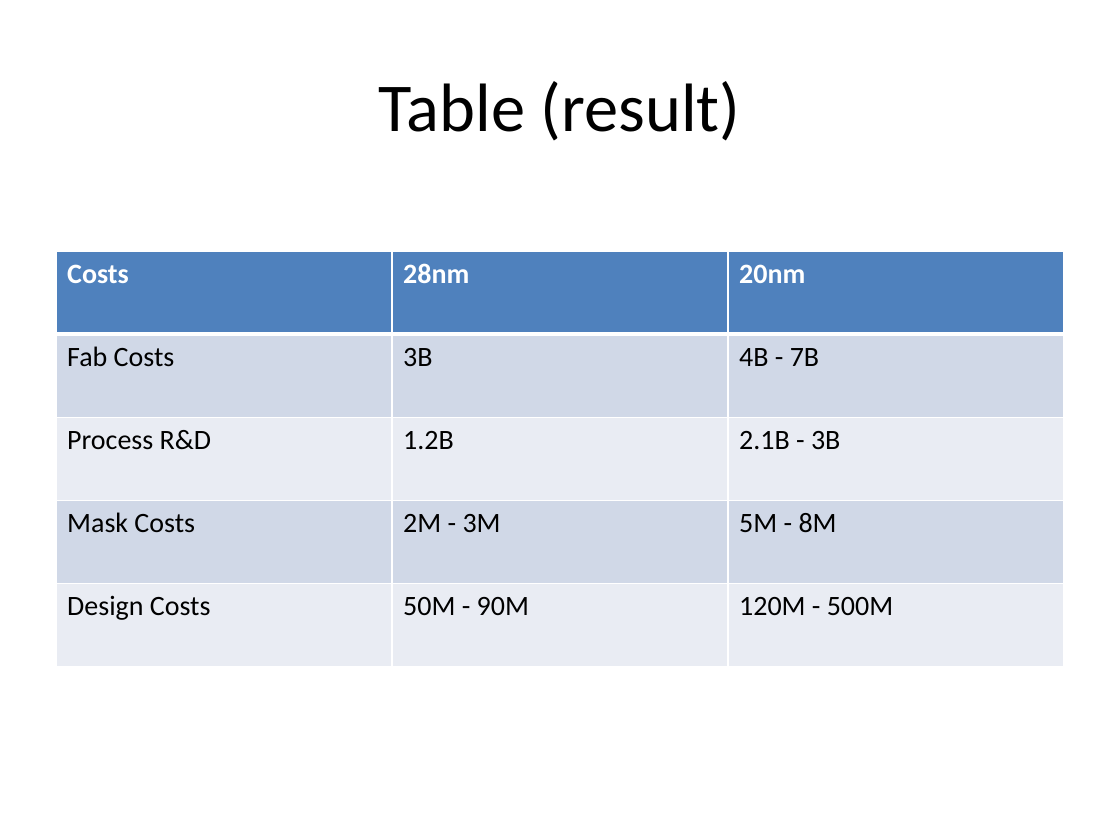
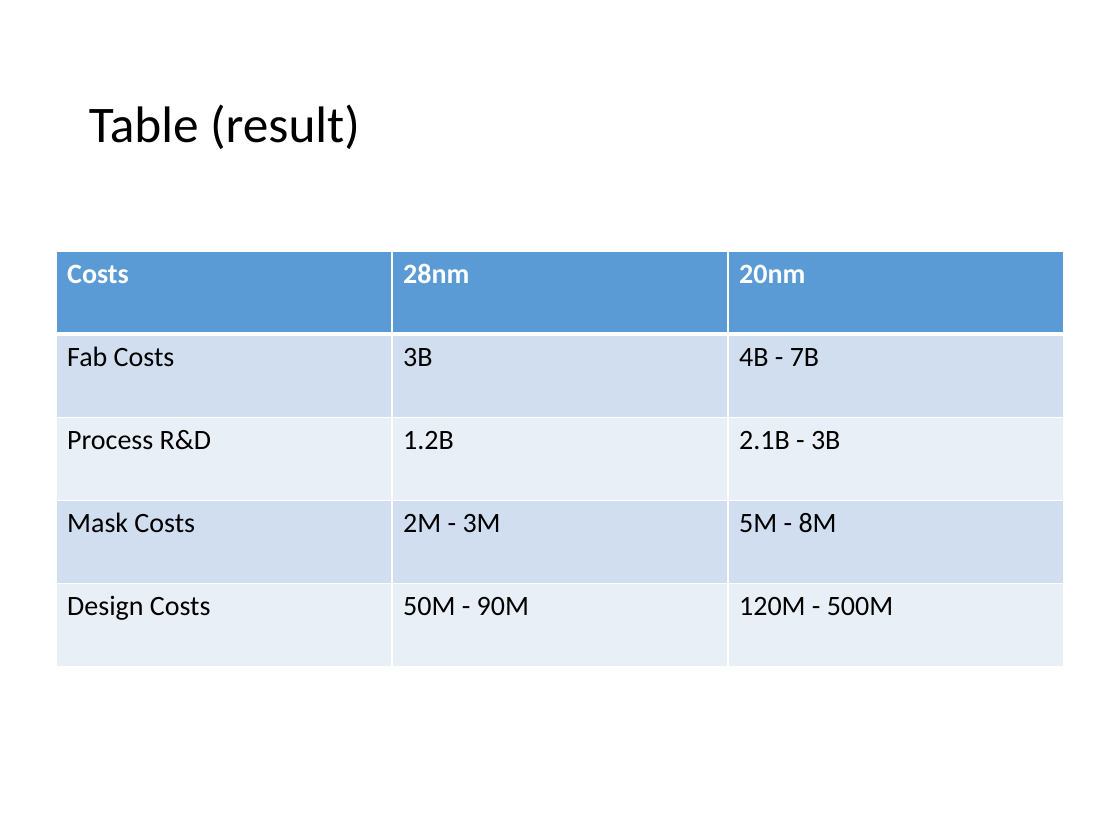
Before and after one commit to luk036/luk036.github.io, a slide deck: slide 18 of markdown/intro.pptx. Drawn at 1120x840 pixels with LibreOffice and Linux fonts; fonts in the diff are those of the drawing. Boxes give left, top, right and bottom in pixels: in the first picture for what was removed or moved away, otherwise in the second. Text is boxed around its words. In the diff, an @@ line names an element or a change of style, - is before the commit and + after.

```diff
--- a/markdown/intro.pptx
+++ b/markdown/intro.pptx
@@ title "Table (result)": place and size @@
-title "Table (result)" at (379,81,741,141)
+title "Table (result)" at (89,104,360,149)
@@ title "Table (result)" at (89,104,360,149): size 44 to 33 pt; alignment centre to left; line spacing 1 to 0.9 @@
@@ table at (56,251,1064,666) @@
@@ fill #4F81BD to #5B9BD5 in row 1 @@
@@ fill #D0D8E8 to #D2DEEF in 6 cells @@
@@ fill #E9EDF4 to #EAEFF7 in 6 cells @@
```
Also in this commit, not shown: 27 other slides changed.
